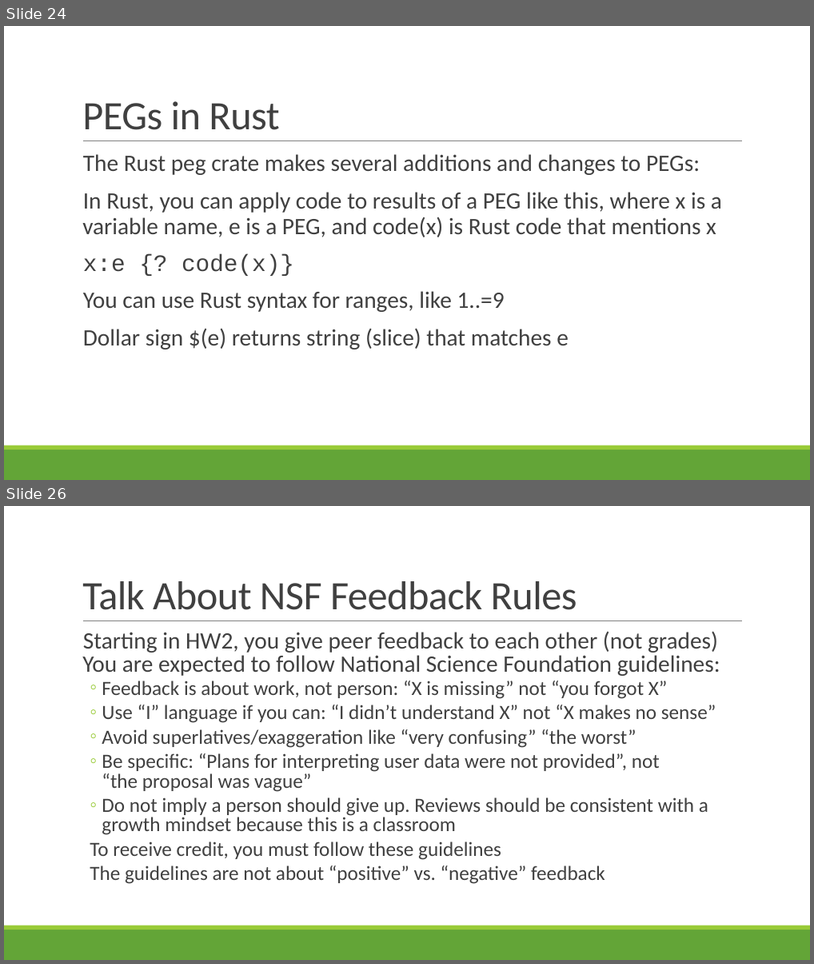
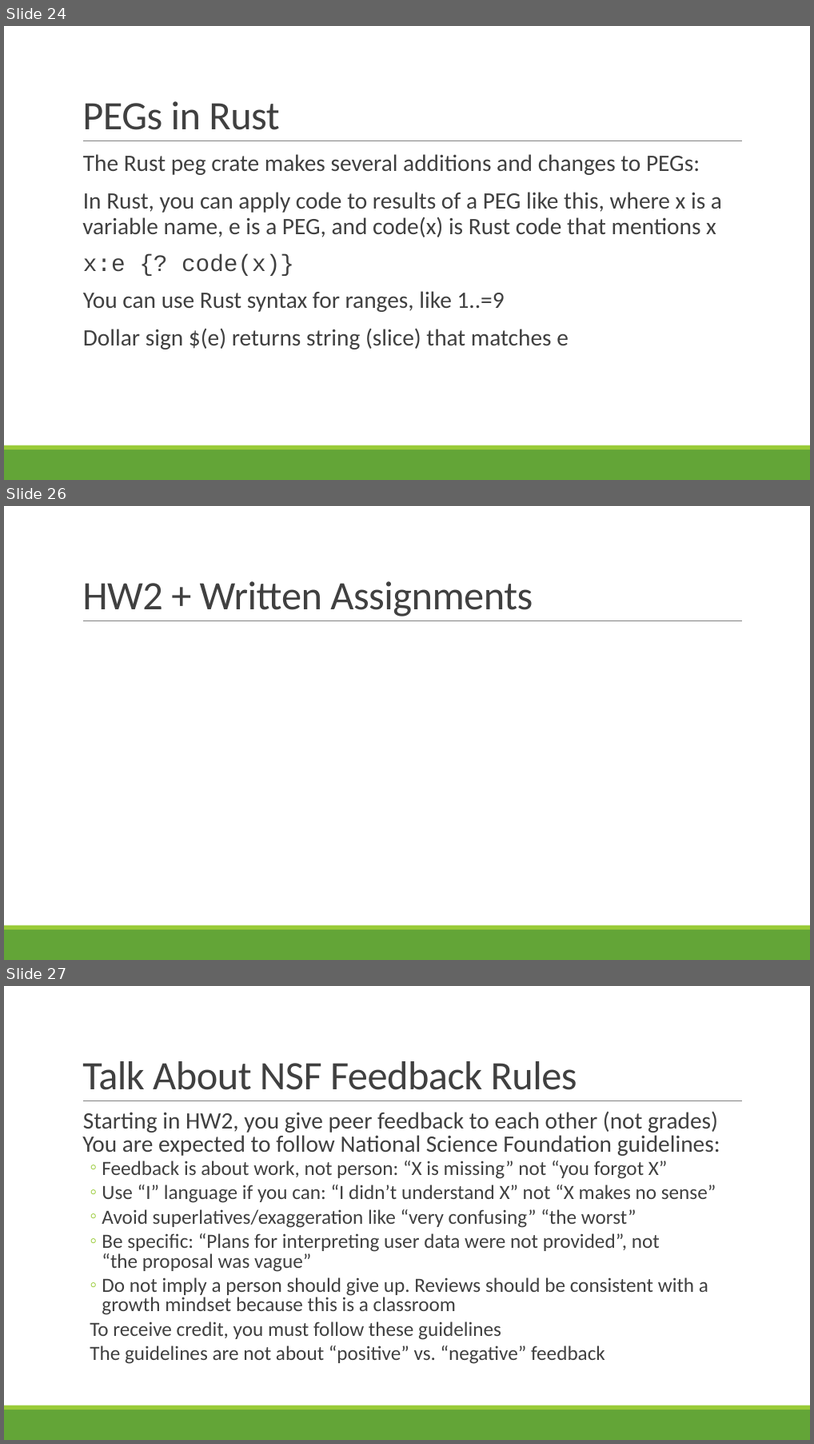
Before and after one commit to rbohrer/pl-course, a slide deck: LectureSlides/04ASTPEG.pptx. Shown one above the other, each under a label of ours: slides 24 and 26 before the commit, slides 24, 26 and 27 after it; the slides between them are not shown. The pictures are 814x964 and 814x1444 pixels, drawn with LibreOffice and Linux fonts; fonts in the diff are those of the drawing. Boxes give left, top, right and bottom in pixels: in the first picture for what was removed or moved away, otherwise in the second. Text is boxed around its words. In the diff, an @@ line names an element or a change of style, - is before the commit and + after.

```diff
--- a/LectureSlides/04ASTPEG.pptx
+++ b/LectureSlides/04ASTPEG.pptx
@@ slide 26 added at box(4, 506, 810, 960), background #FFFFFF; not listed: 3 template elements that a slide beside it also shows @@
@@ title added at box(82, 581, 533, 616), 48 pt, text #404040 @@
+HW2 + Written Assignments
@@ what was slide 26 is now slide 27 @@
```
Also in this commit, not shown: 4 slides changed, 1 other slide added.
